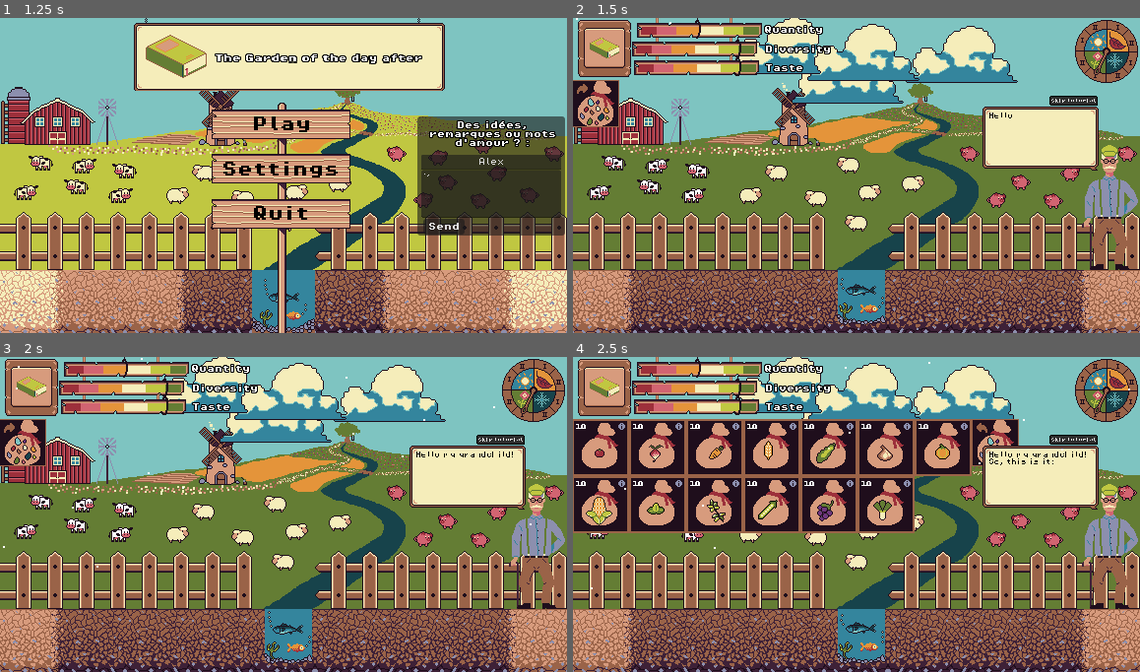
Above: before the commit, frames 1-4 (two rows, left to right).
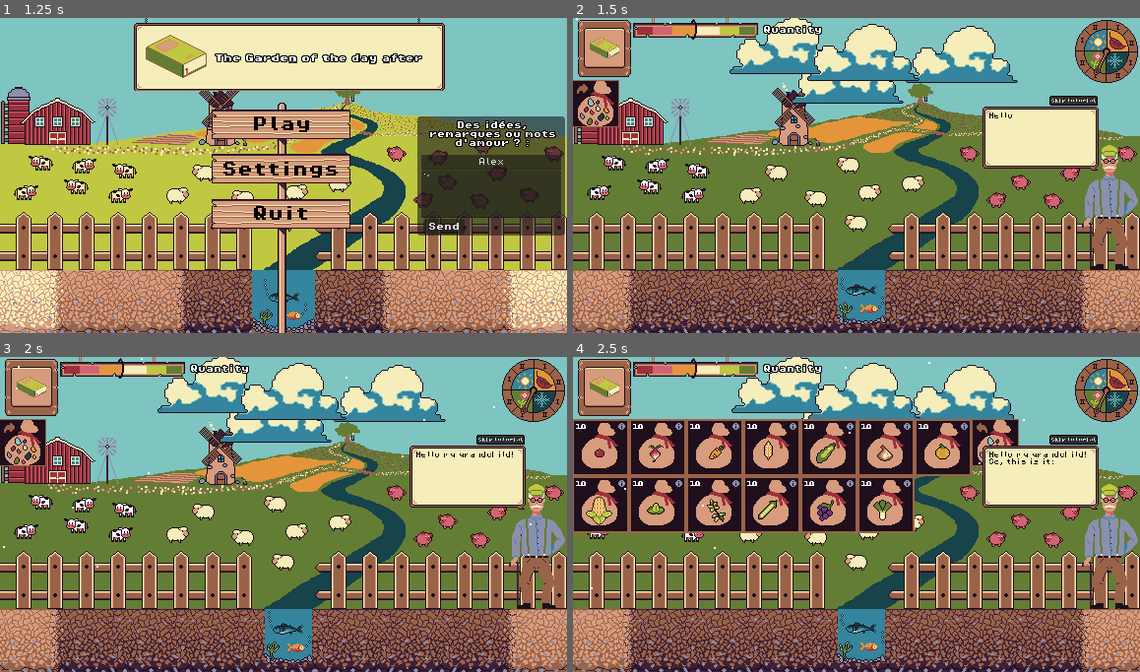
Above: after the commit, the same moments.

Repository: JustAlternate/Regenerative_Game_Jam
Game: Godot game, scene res://Scenes/menu.tscn
The game is run twice, just before and just after one commit, with the same random seed, the same clock (stepped at 60 frames per second) and the same inputs.
Inputs (mouse positions are in pixels of both pictures, inside the frame that each line leads up to):
- Up to frame 1 (1.25 s): click (493, 162) at 0.52 s; type "Alex" at 0.6 s; click (493, 194) at 0.75 s; type "12" at 0.83 s
- Up to frame 2 (1.5 s): click "Play" at 1.25 s
- Up to frame 3 (2 s): no input
- Up to frame 4 (2.5 s): click (595, 442) at 2 s

Frame 1 is identical in both runs. In frame 2, 2.9% of the frame differs, in the area x 10-46%, y 0-19%; in frame 3, 2.9%; in frame 4, 2.9%.

Commit message:
objectives unlock update

Diff:
--- a/Scenes/objectives_v_2.tscn
+++ b/Scenes/objectives_v_2.tscn
@@ -1,10 +1,12 @@
-[gd_scene load_steps=10 format=3 uid="uid://cd4110b2l4fjg"]
+[gd_scene load_steps=12 format=3 uid="uid://cd4110b2l4fjg"]
 
 [ext_resource type="Script" path="res://Scripts/objectivesV2.gd" id="1_cvc7s"]
-[ext_resource type="Texture2D" uid="uid://bvbtpretvnan2" path="res://Assets/sprites/food_objectives.png" id="2_dluyc"]
-[ext_resource type="Texture2D" uid="uid://ddhvrwnim2f12" path="res://Assets/sprites/objectives_cursor.png" id="3_tgs0n"]
-[ext_resource type="FontFile" uid="uid://dagdtawwoj7oe" path="res://fonts/PixelOperatorMono8.ttf" id="4_k560m"]
-[ext_resource type="FontFile" uid="uid://bc1k56qxxei71" path="res://fonts/PixelOperatorMono8-Bold.ttf" id="4_s150a"]
+[ext_resource type="Texture2D" uid="uid://c8nc63epfm6kj" path="res://Assets/sprites/objectives_cursor.png" id="3_tgs0n"]
+[ext_resource type="Texture2D" uid="uid://bhhjoj4cv377g" path="res://Assets/sprites/food_objectives-1.png" id="4_1at56"]
+[ext_resource type="FontFile" uid="uid://w7elt7hece40" path="res://fonts/PixelOperatorMono8.ttf" id="4_k560m"]
+[ext_resource type="FontFile" uid="uid://cwft1rfqp1onj" path="res://fonts/PixelOperatorMono8-Bold.ttf" id="4_s150a"]
+[ext_resource type="Texture2D" uid="uid://b17743cvs2uqg" path="res://Assets/sprites/food_objectives-2.png" id="6_0o5tu"]
+[ext_resource type="Texture2D" uid="uid://yoxp77nqtj1y" path="res://Assets/sprites/food_objectives-3.png" id="7_mkcr0"]
 
 [sub_resource type="Theme" id="Theme_xk5ok"]
 default_font = ExtResource("4_k560m")
@@ -34,32 +36,23 @@
 [node name="objectivesV2" type="Node2D"]
 script = ExtResource("1_cvc7s")
 
-[node name="FoodObjectives" type="Sprite2D" parent="."]
+[node name="sign_ressource" type="Sprite2D" parent="."]
 texture_filter = 1
-position = Vector2(70, 32)
-texture = ExtResource("2_dluyc")
+position = Vector2(66, 12)
+texture = ExtResource("4_1at56")
 
-[node name="ressource" type="Sprite2D" parent="."]
+[node name="cursor_ressource" type="Sprite2D" parent="sign_ressource"]
 texture_filter = 1
-position = Vector2(76, 11)
 texture = ExtResource("3_tgs0n")
+centered = false
+offset = Vector2(-57, -11)
 
-[node name="diversity" type="Sprite2D" parent="."]
+[node name="Label" type="Label" parent="sign_ressource"]
 texture_filter = 1
-position = Vector2(71, 31)
-texture = ExtResource("3_tgs0n")
-
-[node name="taste" type="Sprite2D" parent="."]
-texture_filter = 1
-position = Vector2(73, 49)
-texture = ExtResource("3_tgs0n")
-
-[node name="Label" type="Label" parent="."]
-texture_filter = 1
-offset_left = 140.0
-offset_top = 8.0
-offset_right = 256.0
-offset_bottom = 18.0
+offset_left = 73.0
+offset_top = -4.0
+offset_right = 189.0
+offset_bottom = 6.0
 tooltip_text = "Quantity represent how much food your familly have,
 if you dont harvest plants for a
 long time, the quantity may run out
@@ -69,12 +62,24 @@
 text = "Quantity"
 label_settings = SubResource("LabelSettings_f8btn")
 
-[node name="Label2" type="Label" parent="."]
+[node name="sign_diversity" type="Sprite2D" parent="."]
+visible = false
 texture_filter = 1
-offset_left = 141.0
-offset_top = 28.0
-offset_right = 241.0
-offset_bottom = 37.0
+position = Vector2(66, 32)
+texture = ExtResource("6_0o5tu")
+
+[node name="cursor_diversity" type="Sprite2D" parent="sign_diversity"]
+texture_filter = 1
+texture = ExtResource("3_tgs0n")
+centered = false
+offset = Vector2(-57, -11)
+
+[node name="Label2" type="Label" parent="sign_diversity"]
+texture_filter = 1
+offset_left = 73.0
+offset_top = -3.0
+offset_right = 173.0
+offset_bottom = 6.0
 tooltip_text = "Diversity represent how diverse plant you harvest.
 Your familly need diverse sort of food, so try to plants differents plants."
 mouse_filter = 0
@@ -82,12 +87,24 @@
 text = "Diversity"
 label_settings = SubResource("LabelSettings_vs4b4")
 
-[node name="Label3" type="Label" parent="."]
+[node name="sign_taste" type="Sprite2D" parent="."]
+visible = false
 texture_filter = 1
-offset_left = 141.0
-offset_top = 47.0
-offset_right = 225.0
-offset_bottom = 56.0
+position = Vector2(66, 52)
+texture = ExtResource("7_mkcr0")
+
+[node name="cursor_taste" type="Sprite2D" parent="sign_taste"]
+texture_filter = 1
+texture = ExtResource("3_tgs0n")
+centered = false
+offset = Vector2(-57, -11)
+
+[node name="Label3" type="Label" parent="sign_taste"]
+texture_filter = 1
+offset_left = 73.0
+offset_top = -3.0
+offset_right = 157.0
+offset_bottom = 6.0
 tooltip_text = "Taste is also a important part of your ressources,
 you need to harvest thing such as mint, garlic or
  thyme to enchance the taste of your food."
--- a/Scripts/dialogue_grand_pere.gd
+++ b/Scripts/dialogue_grand_pere.gd
@@ -58,6 +58,7 @@
 		if thing[1] == "Lore3":
 			GlobalVariables.update_invertory("radish","seed",1)
 			get_tree().root.get_node("home/Game/seed_drawer")._on_open_drawer_button_toggled()
+			get_tree().root.get_node("home/Game/Objectives").start_objective_diversity()
 
 
 	if thing[0] == "closed_book":
--- a/Scripts/objectivesV2.gd
+++ b/Scripts/objectivesV2.gd
@@ -35,50 +35,59 @@
 }
 
 var ressource:float = 50
-var diversity:float = 85
-var taste:float = 85
-
+var diversity:float = 50
+var taste:float = 50
+var activation_state = 0 # 0 = seulement ressource, 1 = ressource + diversity, 2 = tout
 
 var last_eat = ["tomatoes", "thym"]
 
+func start_objective_diversity(start_amount = 50):
+	$sign_diversity.show()
+	diversity = start_amount
+	activation_state = 1
 
+func start_objective_taste(start_amount = 50):
+	$sign_taste.show()
+	diversity = start_amount
+	activation_state = 2
 
 func recolte(plant, number):
 	ressource += number * relation_ressource[plant] * GlobalVariables.dico_caracteristique["number_of_phases"][plant]
-	taste += number * relation_taste[plant] * GlobalVariables.dico_caracteristique["number_of_phases"][plant]
-
-	if not plant in last_eat:
-		diversity += 5
-		last_eat.pop_front()
-		last_eat.append(plant)
-
 	ressource = min(ressource,100)
-	diversity = min(diversity,100)
-	taste = min(taste,100)
-
-	$ressource.position.x = 16 + ressource/100*115
-	$diversity.position.x = 16 + diversity/100*115
-	$taste.position.x = 16 + taste/100*115
+	$sign_ressource/cursor_ressource.position.x = ressource/100*115
+	if activation_state >= 1:
+		if not plant in last_eat:
+			diversity += 5
+			last_eat.pop_front()
+			last_eat.append(plant)
+			diversity = min(diversity, 100)
+			$sign_diversity/cursor_diversity.position.x = diversity/100*115
+	if activation_state >= 2:
+		taste += number * relation_taste[plant] * GlobalVariables.dico_caracteristique["number_of_phases"][plant]
+		taste = min(taste, 100)
+		$sign_taste/cursor_taste.positio.x = taste/100*115
 
 func next_season():
 	compteur +=1
 	if compteur == 2:
 		ressource = ressource *0.85 - 10
-		diversity = diversity *0.90 - 5
-		taste = taste *0.95 - 5
+		$ressource.position.x = ressource/100*115
+		if activation_state >= 1:
+			diversity = diversity *0.90 - 5
+			$diversity.position.x = diversity/100*115
+			if activation_state >= 2:
+				taste = taste *0.95 - 5
+				$taste.position.x = taste/100*115
+
 		compteur = 0
-	$ressource.position.x = 16 + ressource/100*115
-	$diversity.position.x = 16 + diversity/100*115
-	$taste.position.x = 16 + taste/100*115
-
-	if ressource <= 0 or diversity <= 0 or taste <= 0:
-		get_tree().change_scene_to_file("res://Scenes/game_over.tscn")
+		if ressource <= 0 or diversity <= 0 or taste <= 0:
+			get_tree().change_scene_to_file("res://Scenes/game_over.tscn")
 
 # Called when the node enters the scene tree for the first time.
 func _ready():
-	$ressource.position.x = 16 + ressource/100*115
-	$diversity.position.x = 16 + diversity/100*115
-	$taste.position.x = 16 + taste/100*115
+	$sign_ressource/cursor_ressource.position.x = ressource/100*115
+	$sign_diversity/cursor_diversity.position.x = diversity/100*115
+	$sign_taste/cursor_taste.position.x = taste/100*115
 
 
 # Called every frame. 'delta' is the elapsed time since the previous frame.
Binary file added: Assets/sprites/food_objectives-1.png
Binary file added: Assets/sprites/food_objectives-2.png
Binary file added: Assets/sprites/food_objectives-3.png
